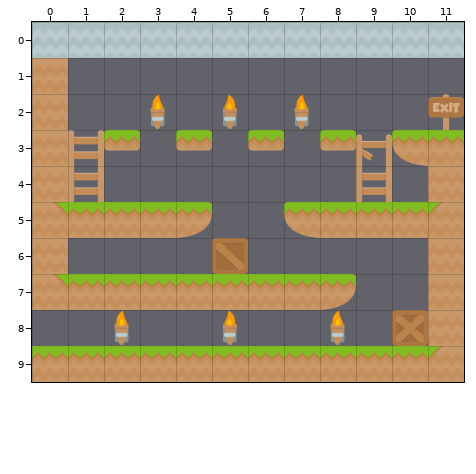
Tiled map -- public/assets/maps/levelOne.tmx. The picture above is the old version.
Cells are 70x70 px. Shown: x 0..11, y 0..9.
Once edited:
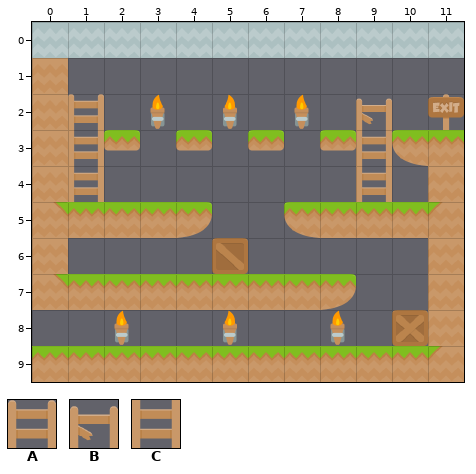
Key: from "spritesheet": A 19, B 21, C 31.
_ is an empty cell, . an unchanged one.
Tiles of an added or newly shown layer are drawn over the layers below it.
The edit:
--- layer "Capa de Patrones 1" (removed)
@@ x 9..9 @@
- 3 B
+ 3 _
--- layer "World Map Layer" (added)
@@ x 9..9 @@
- 2 _
- 3 _
+ 2 B
+ 3 C
--- layer "Lader Layer" (added)
@@ x 1..1 @@
- 2 _
+ 2 A
Where, in picture pixels (left, top, right, bottom), the same in both pictures:
added: (68, 94, 104, 130)
changed: (356, 98, 392, 161)
